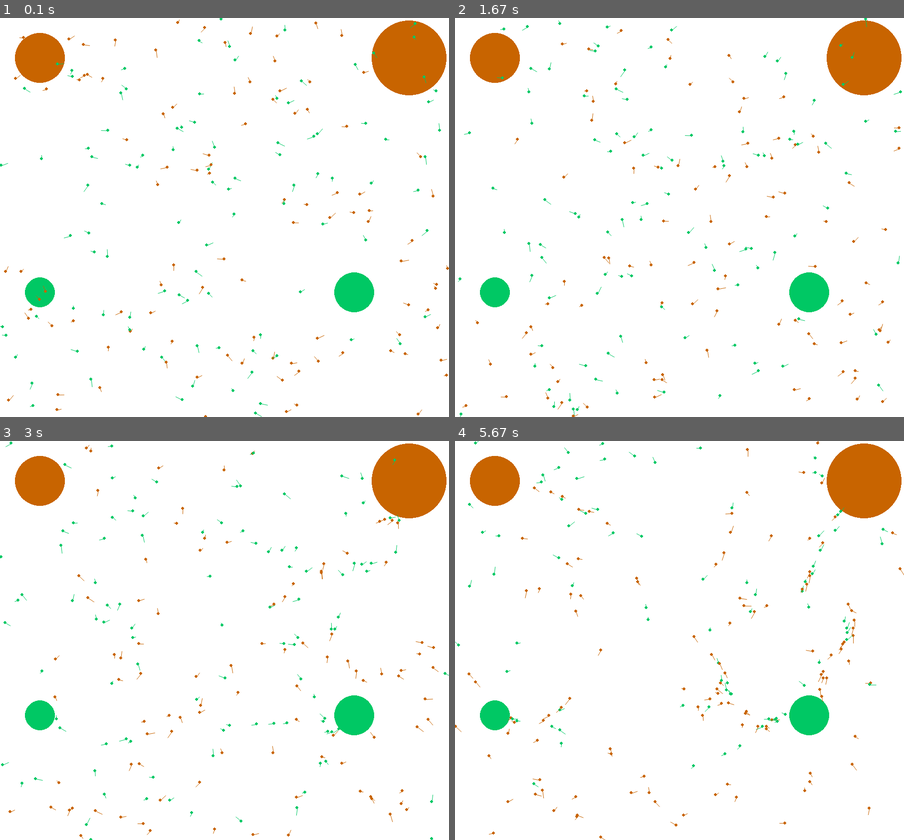
Above: before the commit, frames 1-4 (two rows, left to right).
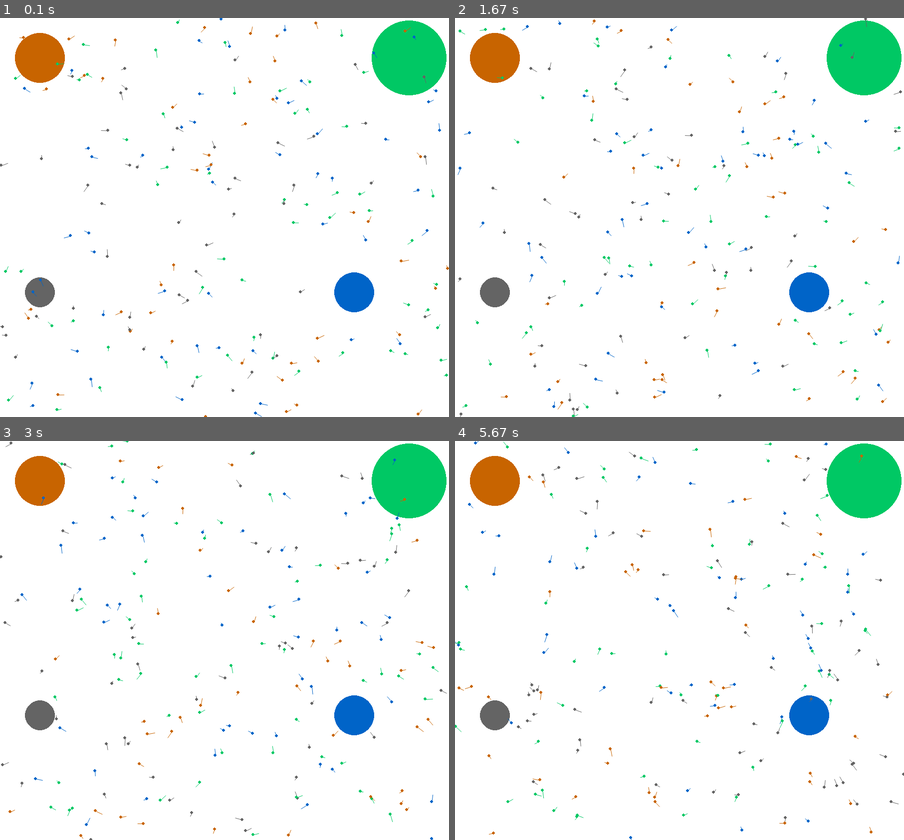
Above: after the commit, the same moments.

Repository: boris-pichugin/yumsh
Game: pygame game, started from Кружок/Проекты/01. Орущие букашки/src/main.py
The game is run twice, just before and just after one commit, with the same random seed, the same clock (stepped at 60 frames per second) and the same inputs.
Inputs (mouse positions are in pixels of both pictures, inside the frame that each line leads up to):
- Up to frame 1 (0.1 s): no input
- Up to frame 2 (1.67 s): no input
- Up to frame 3 (3 s): click (202, 744) at 2.88 s
- Up to frame 4 (5.67 s): click (607, 508) at 3.72 s; click (531, 680) at 4.55 s; click (697, 624) at 5.38 s

The runs differ from the first frame. In frame 1, 4.3% of the frame differs, in the area x 0-100%, y 0-100%; in frame 2, 4.4%; in frame 3, 4.7%; in frame 4, 5.3%.

Commit message:
Кружок/Проекты/01. Орущие букашки: несколько типов целей

Diff:
--- a/Кружок/Проекты/01. Орущие букашки/src/bug.py
+++ b/Кружок/Проекты/01. Орущие букашки/src/bug.py
@@ -7,15 +7,17 @@
     Букашка - элемент роевого интеллекта.
     """
 
-    def __init__(self, target: int, position: list, v: list) -> None:
+    def __init__(self, num_marks: int, target: int, position: list, v: list) -> None:
         """
         Конструктор одной букашки.
+
+        :param num_marks: число различных типов целей.
         :param target: номер цели, к которой сейчас движется букашка.
         :param position: текущая позиция букашки: список из двух чисел.
         :param v: текущий вектор скорости букашки: список из двух чисел.
         """
         self.target = target
-        self.steps = [0, 0]  # Счётчики числа ходов букашки от каждой из целей.
+        self.steps = [0] * num_marks  # Счётчики числа ходов букашки от каждой из целей.
         self.position = position
         self.v = v
         self.rate = (v[0] ** 2 + v[1] ** 2) ** 0.5  # Абсолютная величина скорости букашки.
@@ -30,8 +32,8 @@
         :param width: ширина Мира.
         :param height: высота Мира.
         """
-        self.steps[0] += 1
-        self.steps[1] += 1
+        for mark in range(len(self.steps)):
+            self.steps[mark] += 1
 
         offset = self.generate_offset(1)
         self.position[0] += self.v[0] + offset[0]
@@ -71,10 +73,8 @@
         :param hearing_radius: радиус слышимости для букашек.
         :return: счётчики.
         """
-        return [
-            self.steps[0] + int(hearing_radius / self.rate),
-            self.steps[1] + int(hearing_radius / self.rate)
-        ]
+        add = int(hearing_radius / self.rate)
+        return [step + add for step in self.steps]
 
     def on_hear_signal(self, source: list, steps: list) -> None:
         """
@@ -83,15 +83,11 @@
         :param source: координаты точки, из которой слышен крик.
         :param steps: счётчики шагов, которые слышит букашка.
         """
-        if steps[0] < self.steps[0]:
-            self.steps[0] = steps[0]
-            if self.target == 0:
-                self.change_direction_to(source)
-
-        if steps[1] < self.steps[1]:
-            self.steps[1] = steps[1]
-            if self.target == 1:
-                self.change_direction_to(source)
+        for mark in range(len(self.steps)):
+            if steps[mark] < self.steps[mark]:
+                self.steps[mark] = steps[mark]
+                if self.target == mark:
+                    self.change_direction_to(source)
 
     def change_direction_to(self, source: list) -> None:
         """
--- a/Кружок/Проекты/01. Орущие букашки/src/main.py
+++ b/Кружок/Проекты/01. Орущие букашки/src/main.py
@@ -10,9 +10,9 @@
     height=800,
     targets=[
         Target(center=[80, 80], radius=50, mark=0),
-        Target(center=[820, 80], radius=75, mark=0),
-        Target(center=[710, 550], radius=40, mark=1),
-        Target(center=[80, 550], radius=30, mark=1)
+        Target(center=[820, 80], radius=75, mark=1),
+        Target(center=[710, 550], radius=40, mark=2),
+        Target(center=[80, 550], radius=30, mark=3)
     ],
     num_bugs=200,
     hearing_radius=50,
@@ -23,7 +23,9 @@
 
 MARK_COLORS = [
     (200, 100, 0),
-    (0, 200, 100)
+    (0, 200, 100),
+    (0, 100, 200),
+    (100, 100, 100)
 ]
 
 
--- a/Кружок/Проекты/01. Орущие букашки/src/world.py
+++ b/Кружок/Проекты/01. Орущие букашки/src/world.py
@@ -33,23 +33,26 @@
         self.width = width
         self.height = height
         self.targets = targets
+        num_marks = 1 + max(target.mark for target in targets)
         self.bugs = [
-            self.generate_bug(width, height, bug_rate)
+            self.generate_bug(num_marks, width, height, bug_rate)
             for _ in range(num_bugs)
         ]
         self.hearing_radius = hearing_radius
 
-    def generate_bug(self, width: int, height: int, bug_rate: float) -> Bug:
+    def generate_bug(self, num_marks: int, width: int, height: int, bug_rate: float) -> Bug:
         """
         Создать новую случайную букашку.
 
+        :param num_marks: число различных типов целей.
         :param width: ширина Мира.
         :param height: высота Мира.
         :param bug_rate: расстояние, которое букашка проходит за один шаг.
         :return: новая случайная букашка.
         """
         return Bug(
-            target=random.randint(0, 1),
+            num_marks=num_marks,
+            target=random.randint(0, num_marks - 1),
             position=[random.random() * width, random.random() * height],
             v=self.generate_v(bug_rate * (0.5 + random.random()))
         )
